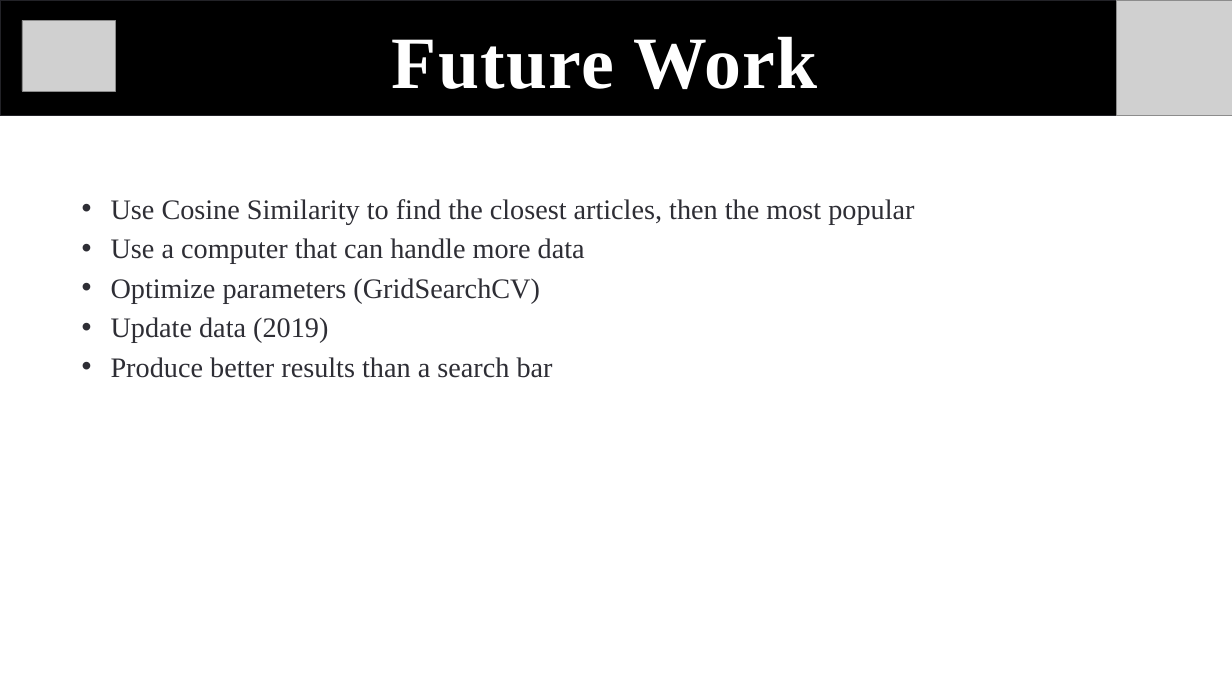
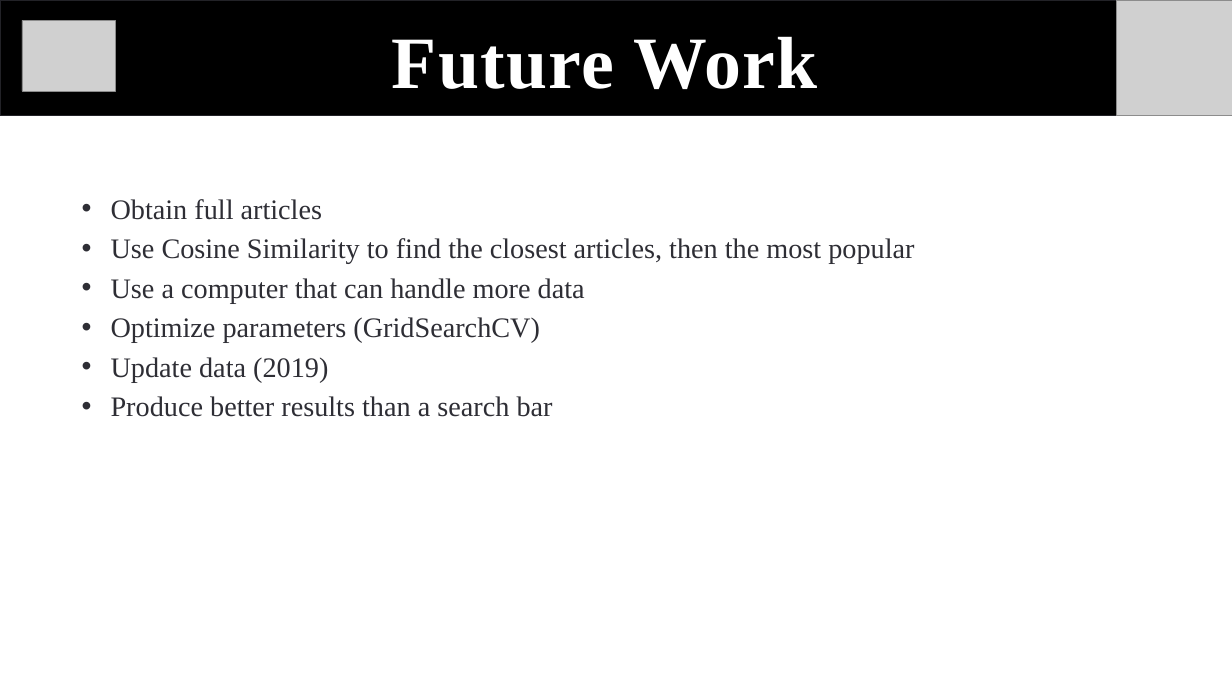
Before and after one commit to biancaorozco/metis_project4, a slide deck: slide 5 of presentation/medium.pptx. Drawn at 1232x693 pixels with LibreOffice and Linux fonts; fonts in the diff are those of the drawing; grey boxes stand for pictures. Boxes give left, top, right and bottom in pixels: in the first picture for what was removed or moved away, otherwise in the second. Text is boxed around its words. In the diff, an @@ line names an element or a change of style, - is before the commit and + after.

```diff
--- a/presentation/medium.pptx
+++ b/presentation/medium.pptx
@@ text at (111, 199, 322, 220): paragraph added @@
+• Obtain full articles
```
Also in this commit, not shown: 1 other slide changed, 4 slides added, 2 other files.
